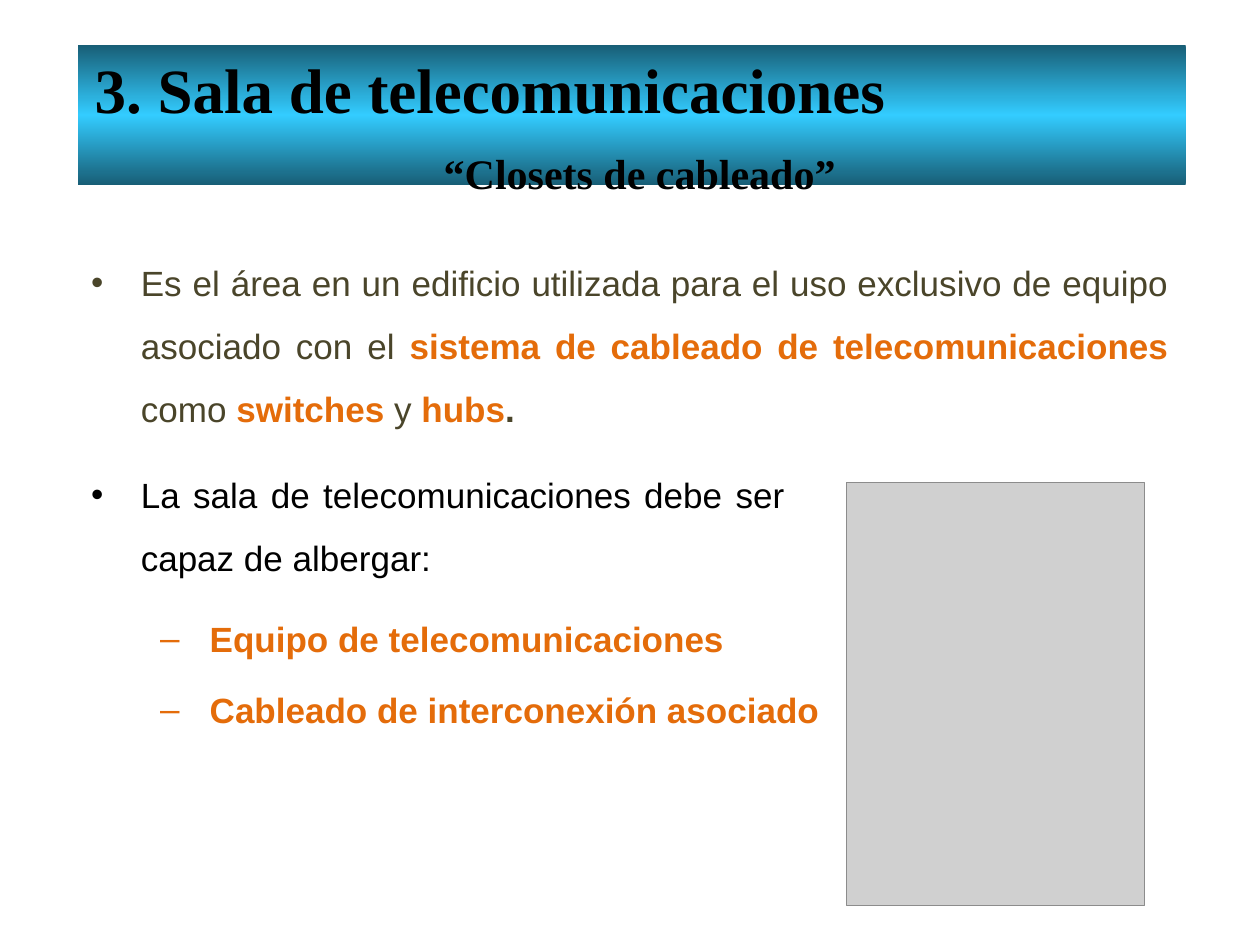
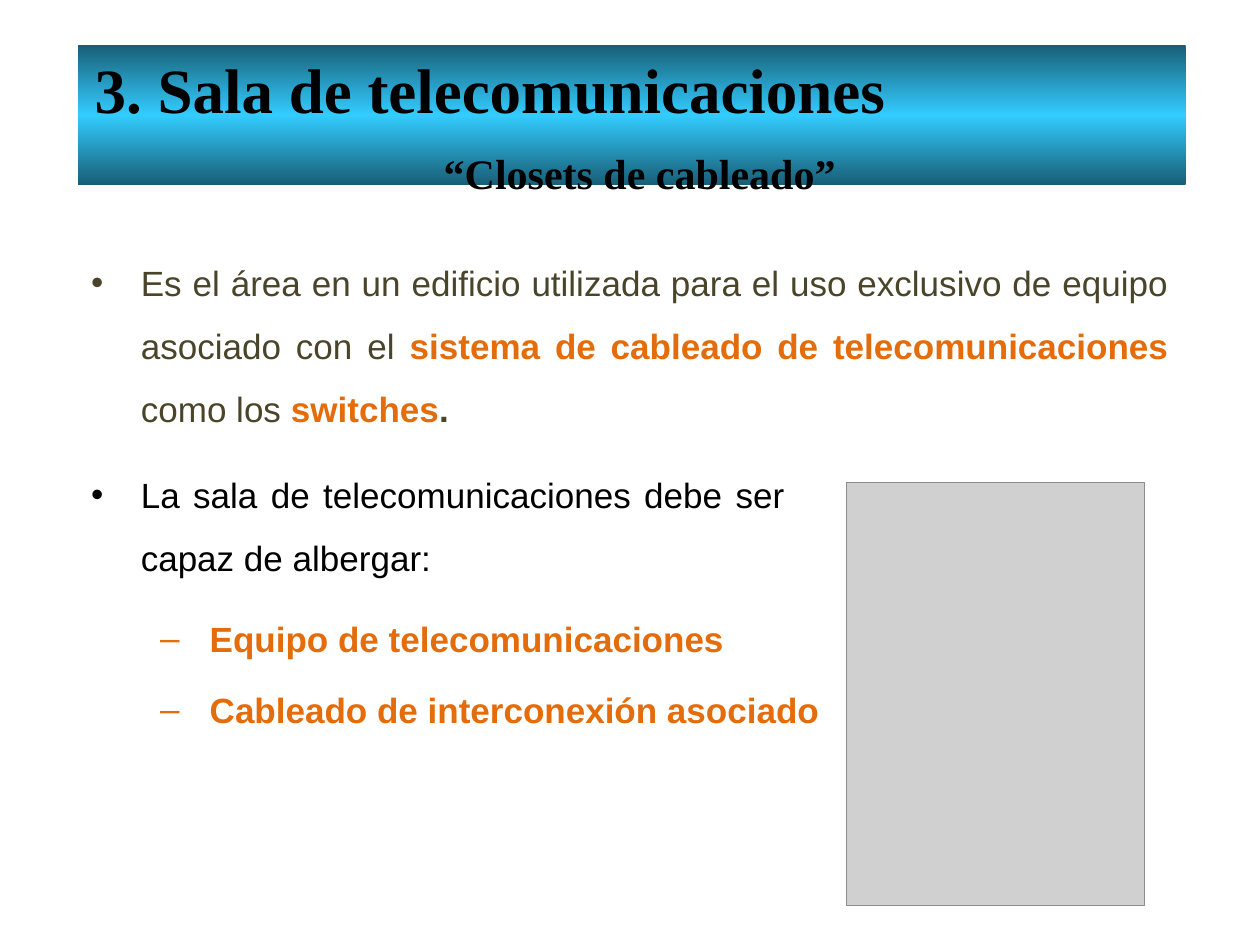
Before and after one commit to lizetheP/Redes1, a slide deck: slide 23 of CalendarioAgo21/Presentaciones/14_CableadoEstructurado.pptx. Drawn at 1260x945 pixels with LibreOffice and Linux fonts; fonts in the diff are those of the drawing; grey boxes stand for pictures. Boxes give left, top, right and bottom in pixels: in the first picture for what was removed or moved away, otherwise in the second. Text is boxed around its words. In the diff, an @@ line names an element or a change of style, - is before the commit and + after.

```diff
--- a/CalendarioAgo21/Presentaciones/14_CableadoEstructurado.pptx
+++ b/CalendarioAgo21/Presentaciones/14_CableadoEstructurado.pptx
@@ text at (141,270,1168,423): text changed @@
-• Es el área en un edificio utilizada para el uso exclusivo de equipo asociado con el sistema de cableado de telecomunicaciones como switches y hubs.
+• Es el área en un edificio utilizada para el uso exclusivo de equipo asociado con el sistema de cableado de telecomunicaciones como los switches.
```
Also in this commit, not shown: 1 other slide changed, 2 other files.
